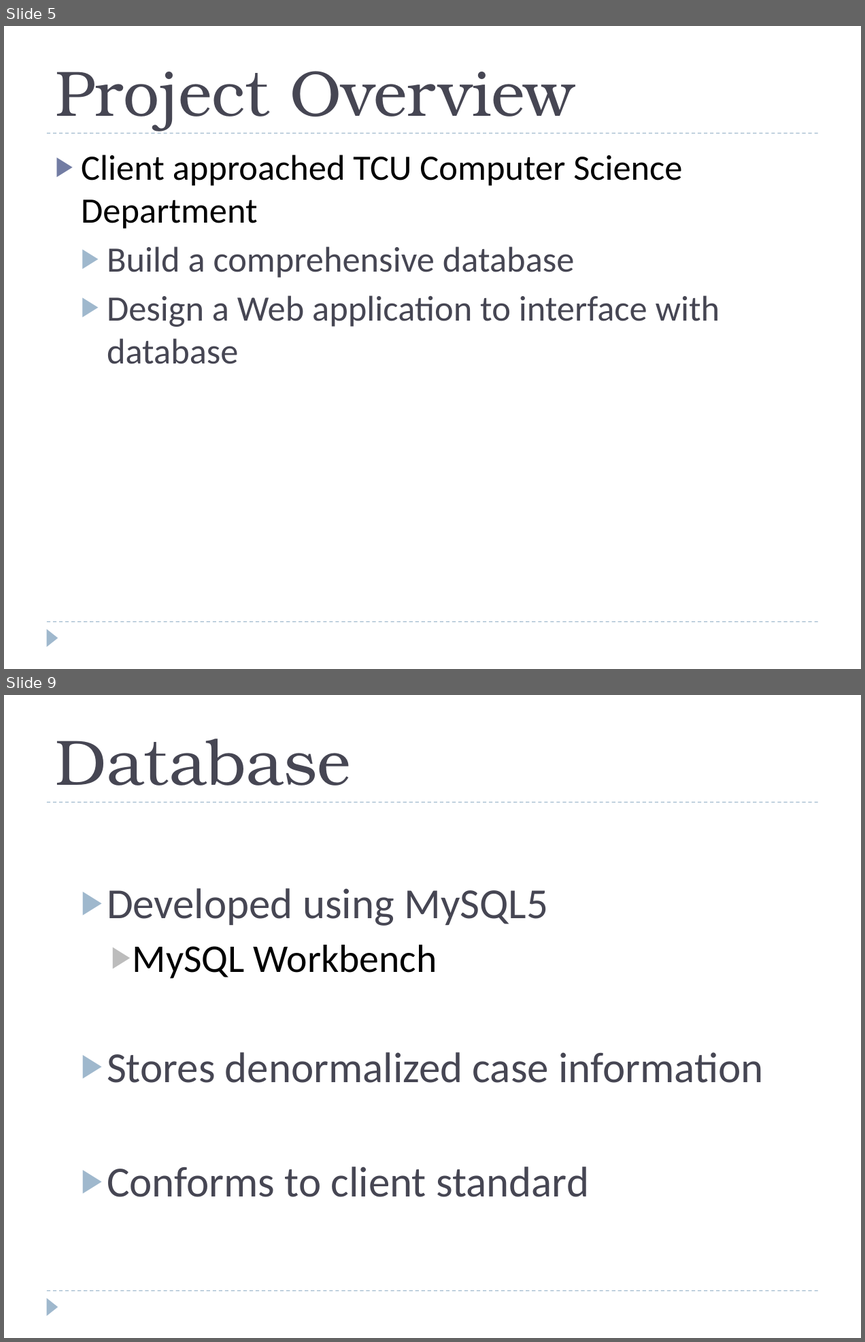
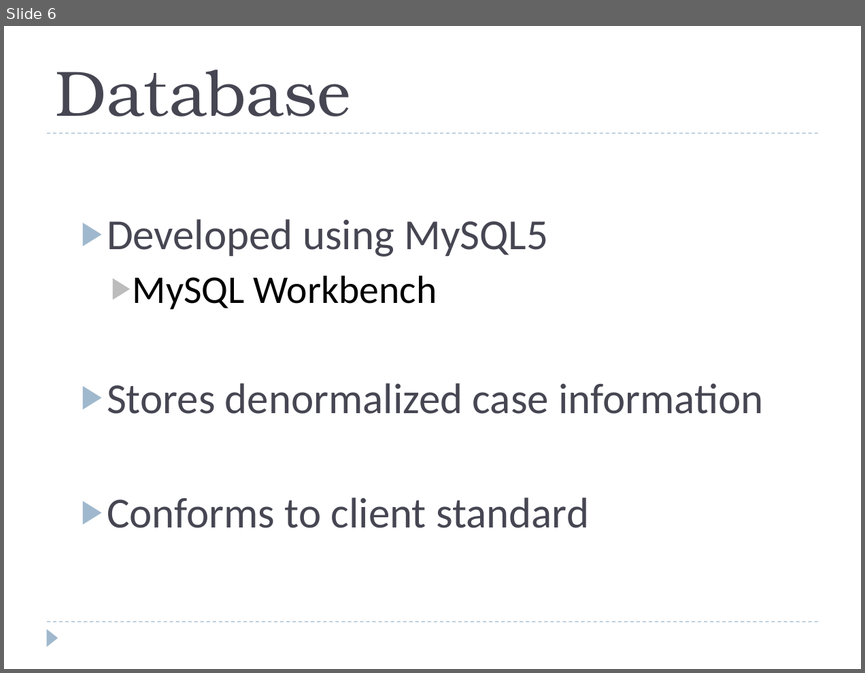
Before and after one commit to OnyxSpartanII/JudgeFrog, a slide deck: documentation/Project/NT_Presentation.pptx. Shown one above the other, each under a label of ours: slides 5 and 9 before the commit, slide 6 after it; the slides between them are not shown. The pictures are 865x1342 and 865x673 pixels, drawn with LibreOffice and Linux fonts; fonts in the diff are those of the drawing. Boxes give left, top, right and bottom in pixels: in the first picture for what was removed or moved away, otherwise in the second. Text is boxed around its words. In the diff, an @@ line names an element or a change of style, - is before the commit and + after.

```diff
--- a/documentation/Project/NT_Presentation.pptx
+++ b/documentation/Project/NT_Presentation.pptx
@@ slide 5 removed at box(4, 26, 861, 669), background #FFFFFF; not listed: 3 template elements that a slide beside it also shows @@
@@ title removed at box(55, 71, 575, 130) @@
-Project Overview
@@ text removed at box(81, 155, 720, 364) @@
-▶ Client approached TCU Computer Science Department
-  ▶ Build a comprehensive database
-  ▶ Design a Web application to interface with database
@@ what was slide 9 is now slide 6 @@
```
Also in this commit, not shown: 2 slides changed, 2 slides added, 4 other slides removed, 1 other file.
